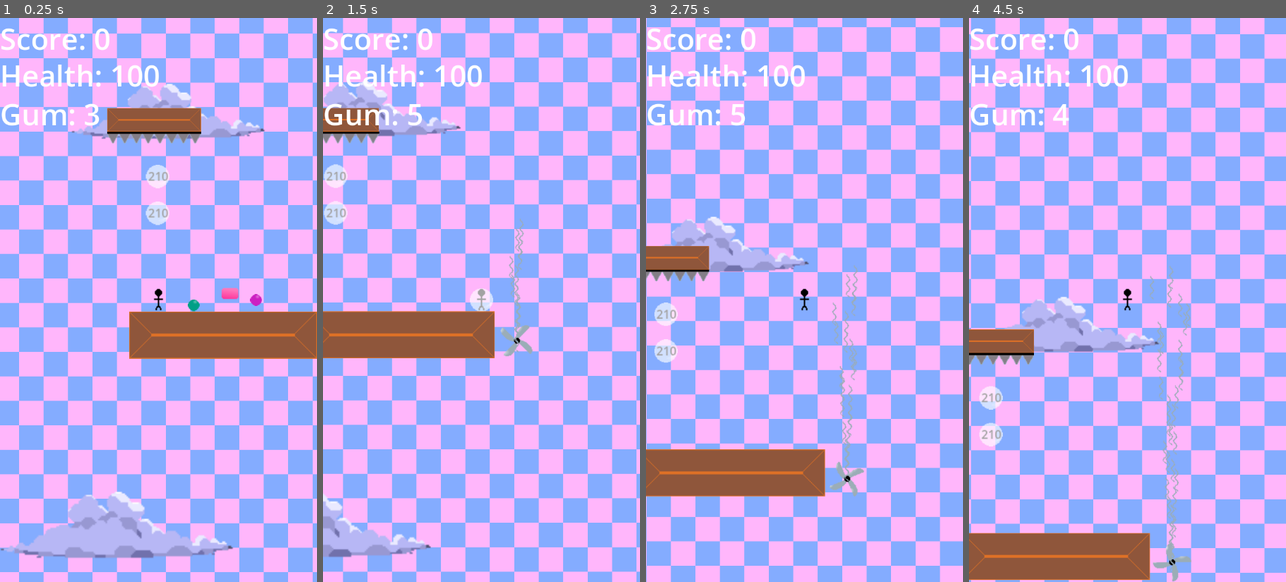
Above: before the commit, frames 1-4 (left to right).
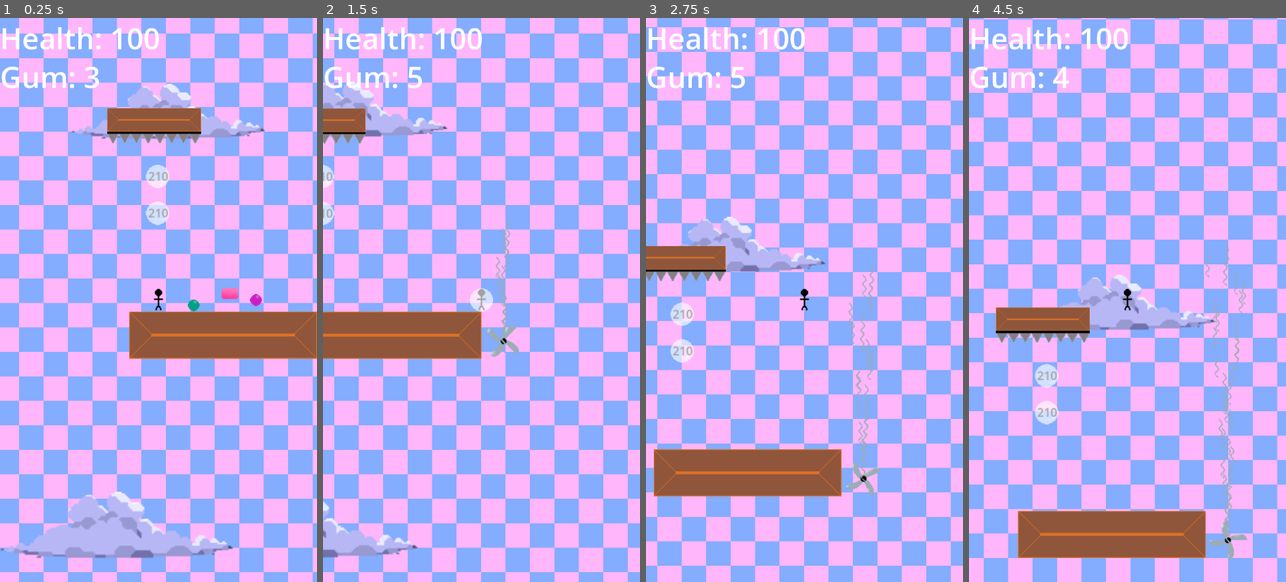
Above: after the commit, the same moments.

Repository: undecidedapollo/bubble-ascent-ggj25
Game: Godot game, scene res://main_level.tscn
Same seed, same stepped clock (60 frames per second), same inputs: the game is played once before the commit and once after it. This scene is started directly instead of the project's main scene.
Inputs (mouse positions are in pixels of both pictures, inside the frame that each line leads up to):
- Up to frame 1 (0.25 s): no input
- Up to frame 2 (1.5 s): tap Enter at 0.5 s; move the mouse to (551, 271) at 0.52 s; hold D (MoveRight) 0.53-1.28 s; right-click (551, 271) at 0.6 s; click (551, 271) at 0.67 s; tap Space (Jump) at 0.77, 0.8, 1.07, 1.35 s; move the mouse to (418, 328) at 1.27 s; hold A (MoveLeft) from 1.28 s (still down)
- Up to frame 3 (2.75 s): tap Space (Jump) at 1.52, 1.82, 2.3 s; right-click (741, 328) at 1.55 s; move the mouse to (836, 175) at 2.02 s; release A (MoveLeft) at 2.03 s; hold D (MoveRight) from 2.03 s (still down); click (836, 175) at 2.1 s
- Up to frame 4 (4.5 s): move the mouse to (1111, 412) at 2.77 s; release D (MoveRight) at 2.78 s; hold W (MoveUp) 2.78-3.53 s; right-click (1111, 412) at 2.85 s; click (1111, 412) at 2.92 s; tap Space (Jump) at 3.02, 3.32, 3.77, 3.8, 4.07, 4.35 s; move the mouse to (1222, 384) at 3.52 s; hold A (MoveLeft) from 3.53 s (still down); right-click (1222, 384) at 3.6 s; move the mouse to (1032, 215) at 4.27 s

The runs differ from the first frame. In frame 1, 2.1% of the frame differs, in the area x 0-51%, y 1-20%; in frame 2, 41%; in frame 3, 46%; in frame 4, 60%, in the area x 0-100%, y 0-100%.

Commit message:
Added a end game screen

Diff:
--- a/Assets/Fan/fan.gd
+++ b/Assets/Fan/fan.gd
@@ -82,10 +82,10 @@
 		var wind_affect = max(0.0, 1.0 - pow(normalized_distance, 8))
 
 		var base_wind_impulse_per_kg = 1
-		var base_wind_impulse = base_wind_impulse_per_kg * body.mass
-		var difference_from_grav_affect = 1 - body.gravity_scale / 4
-		var speed_based_impulse = base_wind_impulse * speed * difference_from_grav_affect * wind_affect
-		body.apply_central_impulse(Vector2.RIGHT.rotated(body.rotation) * speed_based_impulse)
+		var base_wind_impulse = max(base_wind_impulse_per_kg * body.mass, 1)
+		var difference_from_grav_affect = 1 - body.gravity_scale / 2
+		var speed_based_impulse = base_wind_impulse * speed * difference_from_grav_affect * wind_affect * 10
+		body.apply_central_impulse(Vector2.UP.rotated(body.rotation) * speed_based_impulse * delta)
 
 
 	pass
@@ -94,6 +94,7 @@
 
 func _on_wind_area_body_entered(body:Node2D) -> void:
 	if body is RigidBody2D:
+		print("Wind area body entered: ", body.name)
 		captured_objects.append(body)
 	pass # Replace with function body.
 
--- a/Assets/Fan/fan.tscn
+++ b/Assets/Fan/fan.tscn
@@ -8,9 +8,9 @@
 
 [sub_resource type="ParticleProcessMaterial" id="ParticleProcessMaterial_jeses"]
 particle_flag_disable_z = true
-angle_min = 3.5793
-angle_max = 3.5793
-spread = 4.28915
+angle_min = 90.0
+angle_max = 90.0
+spread = 2.45403
 initial_velocity_min = 100.0
 initial_velocity_max = 100.0
 gravity = Vector3(0, 0, 0)
@@ -36,7 +36,8 @@
 amount = 32
 process_material = SubResource("ParticleProcessMaterial_jeses")
 texture = ExtResource("3_hr0d1")
-lifetime = 2.0
+lifetime = 20.0
+visibility_rect = Rect2(-100, -100, 400, 100)
 
 [connection signal="body_entered" from="WindArea" to="." method="_on_wind_area_body_entered"]
 [connection signal="body_exited" from="WindArea" to="." method="_on_wind_area_body_exited"]
--- a/Assets/Hud/hud.gd
+++ b/Assets/Hud/hud.gd
@@ -7,17 +7,12 @@
 
 # Called when the node enters the scene tree for the first time.
 func _ready() -> void:
-	update_score(ScoreSystem.get_score())
 	update_health(PlayerInventorySystem.get_player_health())
 	update_bubble_gum(PlayerInventorySystem.get_bubble_gum(), 0)
 	update_hubba_yoyo(PlayerInventorySystem.has_hubba_yoyo())
-	ScoreSystem.score_changed.connect(update_score)
 	PlayerInventorySystem._player_health_changed.connect(update_health)
 	PlayerInventorySystem._bubble_gum_changed.connect(update_bubble_gum)
 	PlayerInventorySystem._hubayoyo_changed.connect(update_hubba_yoyo)
-
-func update_score(new_score: int) -> void:
-	score_label.text = "Score: " + str(new_score)
 
 func update_health(new_health: int) -> void:
 	health_label.text = "Health: " + str(new_health)
--- a/Assets/Hud/hud.tscn
+++ b/Assets/Hud/hud.tscn
@@ -9,21 +9,12 @@
 
 [node name="CanvasLayer" type="CanvasLayer" parent="."]
 
-[node name="ScoreLabel" type="RichTextLabel" parent="CanvasLayer"]
-top_level = true
-clip_contents = false
-offset_right = 645.0
-offset_bottom = 94.0
-theme_override_font_sizes/normal_font_size = 60
-text = "Score: 0"
-autowrap_mode = 0
-
 [node name="HealthLabel" type="RichTextLabel" parent="CanvasLayer"]
 top_level = true
 clip_contents = false
-offset_top = 75.0
+offset_top = -1.0
 offset_right = 645.0
-offset_bottom = 169.0
+offset_bottom = 93.0
 theme_override_font_sizes/normal_font_size = 60
 text = "Health: 0"
 autowrap_mode = 0
@@ -31,13 +22,13 @@
 [node name="BubbleGumLabel" type="RichTextLabel" parent="CanvasLayer"]
 top_level = true
 clip_contents = false
-offset_top = 154.0
+offset_top = 78.0
 offset_right = 645.0
-offset_bottom = 248.0
+offset_bottom = 172.0
 theme_override_font_sizes/normal_font_size = 60
 text = "Gum: 0"
 autowrap_mode = 0
 
 [node name="HubbaYoyoSprite" type="Sprite2D" parent="CanvasLayer"]
-position = Vector2(37, 263)
+position = Vector2(37, 187)
 texture = ExtResource("2_olpqo")
--- /dev/null
+++ b/Assets/Levels/EndGame/endGame.tscn
@@ -0,0 +1,164 @@
+[gd_scene load_steps=10 format=3 uid="uid://okkcf0us6b77"]
+
+[ext_resource type="PackedScene" uid="uid://btb2b1yyaul6o" path="res://Assets/Player/player.tscn" id="1_edql5"]
+[ext_resource type="Script" path="res://Assets/Levels/EndGame/end_game.gd" id="1_ekojm"]
+[ext_resource type="Script" path="res://Assets/Levels/Tutorial/color_rect.gd" id="2_lxoyq"]
+[ext_resource type="Script" path="res://Code/Global/TransformListener.gd" id="2_ni6cm"]
+[ext_resource type="Script" path="res://Code/camera_2d.gd" id="3_odqfa"]
+[ext_resource type="PackedScene" uid="uid://bo24stwjjcle2" path="res://platform.tscn" id="4_1wx5w"]
+[ext_resource type="PackedScene" uid="uid://kx7mp1vt0lrc" path="res://Assets/Hud/hud.tscn" id="6_4wttx"]
+[ext_resource type="PackedScene" uid="uid://6sjp3tqy5fwl" path="res://Assets/Fan/fan.tscn" id="6_yx70k"]
+[ext_resource type="Script" path="res://Assets/Levels/EndGame/gumdrop_spawner.gd" id="8_hjwcg"]
+
+[node name="EndGame" type="Node2D"]
+script = ExtResource("1_ekojm")
+
+[node name="Node" type="Node" parent="."]
+process_mode = 3
+script = ExtResource("2_ni6cm")
+
+[node name="CanvasLayer" type="CanvasLayer" parent="."]
+
+[node name="Player" parent="." instance=ExtResource("1_edql5")]
+position = Vector2(351.445, 189.427)
+
+[node name="ColorRect" type="ColorRect" parent="Player"]
+z_index = -100
+offset_left = -324.0
+offset_top = -576.0
+offset_right = 324.0
+offset_bottom = 576.0
+color = Color(0.529412, 0.807843, 0.921569, 1)
+script = ExtResource("2_lxoyq")
+
+[node name="Camera2D" type="Camera2D" parent="Player"]
+zoom = Vector2(1.5, 1.5)
+script = ExtResource("3_odqfa")
+
+[node name="Hud" parent="Player" instance=ExtResource("6_4wttx")]
+
+[node name="RightWall" parent="." instance=ExtResource("4_1wx5w")]
+position = Vector2(170, -0.999985)
+rotation = 1.5708
+scale = Vector2(2.5, 0.5)
+
+[node name="RightWall4" parent="." instance=ExtResource("4_1wx5w")]
+position = Vector2(841, 0)
+rotation = 1.5708
+scale = Vector2(2.5, 0.5)
+
+[node name="RightWall2" parent="." instance=ExtResource("4_1wx5w")]
+position = Vector2(170, 0)
+scale = Vector2(2.5, 0.5)
+
+[node name="RightWall3" parent="." instance=ExtResource("4_1wx5w")]
+position = Vector2(170, 607)
+scale = Vector2(2.5, 0.5)
+
+[node name="PlayerSpawn" type="Node2D" parent="."]
+position = Vector2(276.048, 95.5195)
+
+[node name="YoyoSpawn" type="Node2D" parent="."]
+position = Vector2(276.048, 95.5195)
+
+[node name="GumballSpawn" type="Node2D" parent="."]
+position = Vector2(508, 76)
+script = ExtResource("8_hjwcg")
+
+[node name="Fans" type="Node2D" parent="."]
+position = Vector2(204, 620)
+
+[node name="Fan" parent="Fans" instance=ExtResource("6_yx70k")]
+position = Vector2(13, 4)
+rotation = -1.5708
+max_reach = 350.0
+speed = 10.0
+
+[node name="Fan2" parent="Fans" instance=ExtResource("6_yx70k")]
+position = Vector2(73, 4)
+rotation = -1.5708
+max_reach = 350.0
+speed = 10.0
+
+[node name="Fan3" parent="Fans" instance=ExtResource("6_yx70k")]
+position = Vector2(133, 4)
+rotation = -1.5708
+max_reach = 350.0
+speed = 10.0
+
+[node name="Fan4" parent="Fans" instance=ExtResource("6_yx70k")]
+position = Vector2(193, 4)
+rotation = -1.5708
+max_reach = 350.0
+speed = 10.0
+
+[node name="Fan5" parent="Fans" instance=ExtResource("6_yx70k")]
+position = Vector2(253, 4)
+rotation = -1.5708
+max_reach = 350.0
+speed = 10.0
+
+[node name="Fan6" parent="Fans" instance=ExtResource("6_yx70k")]
+position = Vector2(313, 4)
+rotation = -1.5708
+max_reach = 350.0
+speed = 10.0
+
+[node name="Fan7" parent="Fans" instance=ExtResource("6_yx70k")]
+position = Vector2(373, 4)
+rotation = -1.5708
+max_reach = 350.0
+speed = 10.0
+
+[node name="Fan8" parent="Fans" instance=ExtResource("6_yx70k")]
+position = Vector2(433, 4)
+rotation = -1.5708
+max_reach = 350.0
+speed = 10.0
+
+[node name="Fan9" parent="Fans" instance=ExtResource("6_yx70k")]
+position = Vector2(493, 4)
+rotation = -1.5708
+max_reach = 350.0
+speed = 10.0
+
+[node name="Fan10" parent="Fans" instance=ExtResource("6_yx70k")]
+position = Vector2(553, 4)
+rotation = -1.5708
+max_reach = 350.0
+speed = 10.0
+
+[node name="Node2D" type="Node2D" parent="."]
+
+[node name="RichTextLabel" type="RichTextLabel" parent="Node2D"]
+offset_left = 348.0
+offset_top = 130.0
+offset_right = 701.0
+offset_bottom = 305.0
+bbcode_enabled = true
+text = "[center]Thanks for playing![/center]"
+
+[node name="RichTextLabel2" type="RichTextLabel" parent="Node2D"]
+offset_left = 348.0
+offset_top = 172.0
+offset_right = 701.0
+offset_bottom = 347.0
+bbcode_enabled = true
+text = "[center]This is all I had time to build[/center]"
+
+[node name="RichTextLabel3" type="RichTextLabel" parent="Node2D"]
+offset_left = 348.0
+offset_top = 204.0
+offset_right = 701.0
+offset_bottom = 379.0
+bbcode_enabled = true
+text = "[center]Click below to go back to the tutorial level[/center]"
+
+[node name="Button" type="Button" parent="Node2D"]
+offset_left = 481.0
+offset_top = 239.0
+offset_right = 569.0
+offset_bottom = 270.0
+text = "Start Over"
+
+[connection signal="pressed" from="Node2D/Button" to="." method="_on_button_pressed"]
--- /dev/null
+++ b/Assets/Levels/EndGame/end_game.gd
@@ -0,0 +1,12 @@
+extends Node2D
+
+@export var tutorial: PackedScene = load("res://Assets/Levels/Tutorial/tutorial.tscn")
+
+func _ready() -> void:
+	PlayerInventorySystem.set_bubble_gum(3)
+	PlayerInventorySystem.set_has_hubba_yoyo(true)
+	PlayerInventorySystem.set_player_health(100)
+
+func _on_button_pressed() -> void:
+	print("Clicked")
+	get_tree().change_scene_to_packed(tutorial)
--- /dev/null
+++ b/Assets/Levels/EndGame/gumdrop_spawner.gd
@@ -0,0 +1,18 @@
+extends Node2D
+
+
+var gumball: PackedScene = preload("res://Assets/Gumball/gumball.tscn")
+var gumball_colors = [Color.RED, Color.BLUE, Color.GREEN, Color.YELLOW, Color.MAGENTA, Color.PINK, Color.CYAN, Color.ORANGE, Color.PURPLE]
+
+# Called every frame. 'delta' is the elapsed time since the previous frame.
+func _process(delta: float) -> void:
+	var should_spawn_gumdrop = randf() < 0.005
+	if not should_spawn_gumdrop:
+		return
+
+	var gb: Gumball = gumball.instantiate()
+	gb.global_position = self.global_position + Vector2(randf_range(-100, 100), randf_range(0, 20))
+	gb.set_deferred("color", gumball_colors[randi() % gumball_colors.size()])
+	gb.visible = true
+	gb.gravity_scale = randf_range(0.1, 1.0)
+	get_parent().add_child(gb)
--- a/Assets/Levels/Tutorial/tutorial.gd
+++ b/Assets/Levels/Tutorial/tutorial.gd
@@ -1,10 +1,14 @@
 extends Node2D
+
+@export var endgame: PackedScene = load("res://Assets/Levels/EndGame/endGame.tscn")
 
 # Called when the node enters the scene tree for the first time.
 func _ready() -> void:
 	PlayerInventorySystem.set_bubble_gum(0)
 	PlayerInventorySystem.set_has_hubba_yoyo(false)
+	PlayerInventorySystem.set_player_health(100)
 
 func _on_blc_collected(blc:BLC) -> void:
 	print("BLC collected")
 	blc.queue_free()
+	get_tree().change_scene_to_packed(endgame)
--- a/Assets/Levels/Tutorial/tutorial.tscn
+++ b/Assets/Levels/Tutorial/tutorial.tscn
@@ -24,8 +24,14 @@
 process_mode = 3
 script = ExtResource("1_de0vp")
 
+[node name="PlayerSpawn" type="Node2D" parent="."]
+position = Vector2(351.445, 189.427)
+
+[node name="YoyoSpawn" type="Node2D" parent="."]
+position = Vector2(2684, -298)
+
 [node name="Player" parent="." instance=ExtResource("2_y5e70")]
-position = Vector2(359.394, 184.223)
+position = Vector2(351.445, 189.427)
 initial_state = false
 
 [node name="ColorRect" type="ColorRect" parent="Player"]
--- a/Assets/Player/player.gd
+++ b/Assets/Player/player.gd
@@ -4,6 +4,9 @@
 @onready var bubbleSprite: Sprite2D = $BubbleSprite
 @onready var personCollider: CollisionShape2D = $PersonCollisionShape
 @onready var personSprite: Sprite2D = $PersonSprite
+@onready var playerSpawn: Node2D = $"../PlayerSpawn"
+@onready var yoyoSpawn: Node2D = $"../YoyoSpawn"
+
 var isBubbleState: bool = true
 var jumpsSinceLastGroundTouch: int = 0
 @export var numberOfJumps: int = 2
@@ -96,7 +99,7 @@
 
 	if self.isBubbleState and (InputDetection.is_pressed("Jump") or InputDetection.is_pressed("MoveUp")):
 		if self.linear_velocity.y > -400:
-			self.apply_central_impulse(Vector2(0, -500))
+			self.apply_central_impulse(Vector2(0, -25000) * delta)
 
 	if !self.isBubbleState and (Input.is_action_just_pressed("Jump") or Input.is_action_just_pressed("MoveUp")):
 			# Determine movement direction
@@ -133,14 +136,14 @@
 			self.apply_central_impulse(jump_impulse)
 	else:
 		# Movement handling
-		var impulse = 2000 if isBubbleState else 1200
+		var impulse = 200000 if isBubbleState else 160000
 		var max_speed = 300 if isBubbleState else 250
 		if InputDetection.is_pressed("MoveLeft") and self.linear_velocity.x >= -max_speed:
 			last_input_direction_is_right = false
-			self.apply_central_impulse(Vector2(-impulse, 0))
+			self.apply_central_impulse(Vector2(-impulse, 0) * delta)
 		elif InputDetection.is_pressed("MoveRight") and self.linear_velocity.x <= max_speed:
 			last_input_direction_is_right = true
-			self.apply_central_impulse(Vector2(impulse, 0))
+			self.apply_central_impulse(Vector2(impulse, 0) * delta)
 
 	if Input.is_action_just_pressed("Attack") and PlayerInventorySystem.has_hubba_yoyo():
 		print("Attack")
@@ -200,6 +203,27 @@
 
 
 func _integrate_forces(state: PhysicsDirectBodyState2D) -> void:
+	var move_player_to_spawn = false
+	if self.global_position.x < 0:
+		move_player_to_spawn = true
+	if self.global_position.x > 6000:
+		move_player_to_spawn = true
+	if self.global_position.y > 1000:
+		move_player_to_spawn = true
+	if self.global_position.y < -2000 and self.isBubbleState:
+		self.toggle_bubble_state(false)
+		self.call_deferred("take_damage", 0)
+		return
+	if move_player_to_spawn:
+		if PlayerInventorySystem.has_hubba_yoyo():
+			self.global_position = yoyoSpawn.global_position
+		else:
+			self.global_position = playerSpawn.global_position
+		self.linear_velocity = Vector2.ZERO
+		self.call_deferred("take_damage", 10)
+		return
+
+
 	var set_touching_wall = false;
 	for i in range(state.get_contact_count()):
 		var contant_node = state.get_contact_collider_object(i)
Not shown, changed: export_presets.cfg
Not shown, changed: .gitignore
